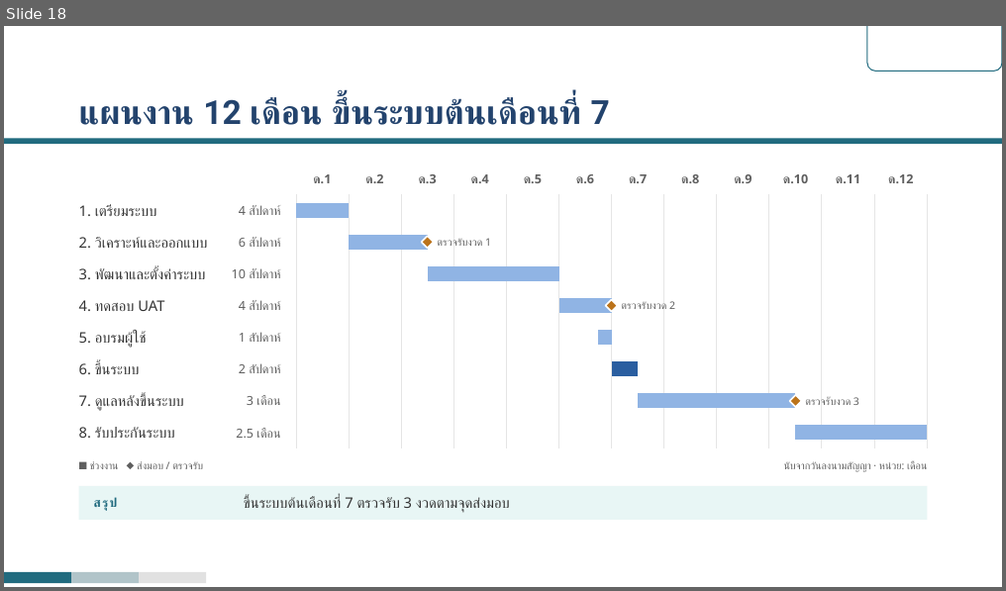
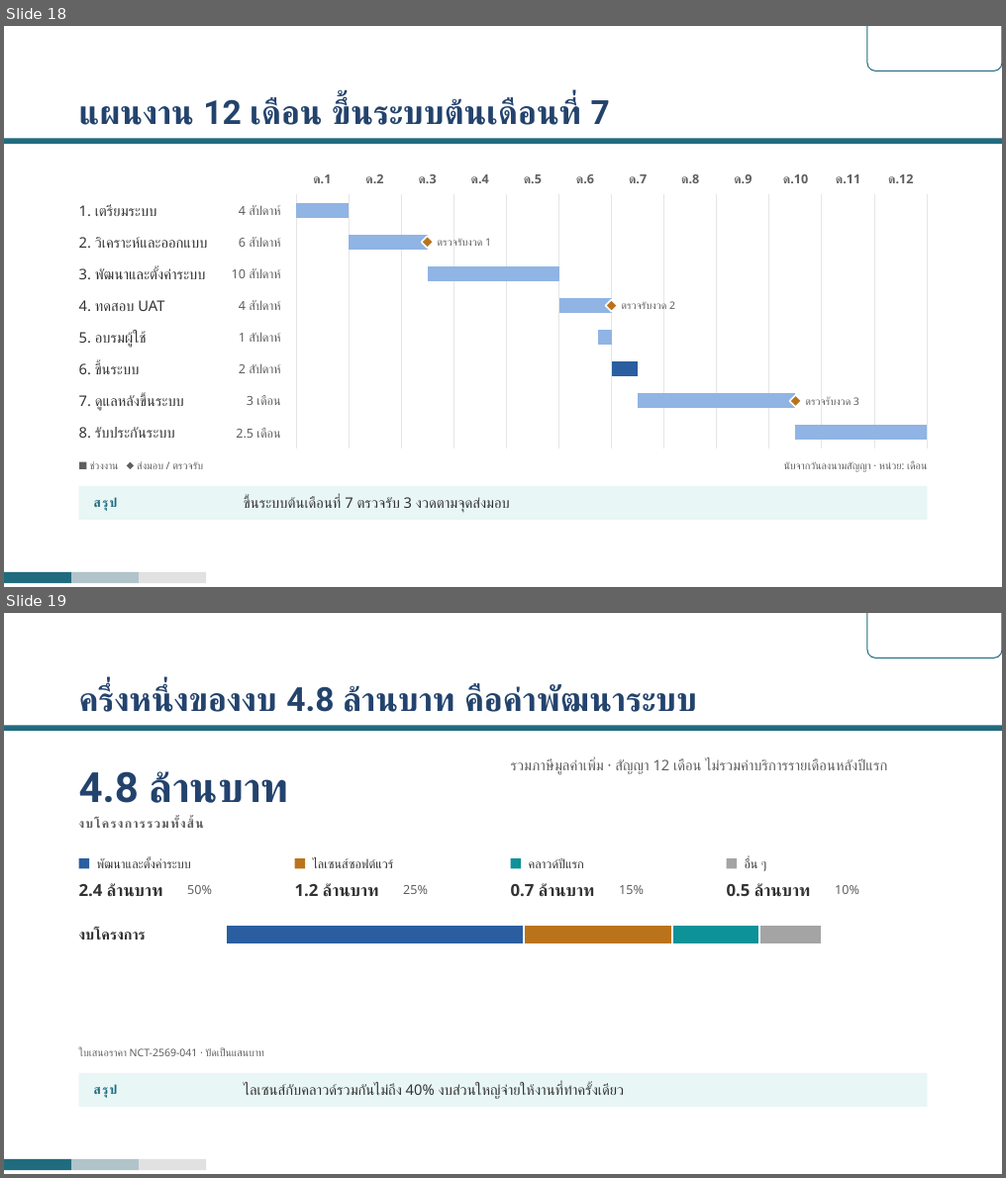
Before and after one commit to rofthanakrit-maker/nct-design-system, a slide deck: NCT-Slide-Template-Corp-Demo.pptx. Shown one above the other, each under a label of ours: slide 18 before the commit, slides 18 and 19 after it. The pictures are 1006x591 and 1006x1178 pixels, drawn with LibreOffice and Linux fonts; fonts in the diff are those of the drawing; background and template pictures are left out. Boxes give left, top, right and bottom in pixels: in the first picture for what was removed or moved away, otherwise in the second. Text is boxed around its words. In the diff, an @@ line names an element or a change of style, - is before the commit and + after.

```diff
--- a/NCT-Slide-Template-Corp-Demo.pptx
+++ b/NCT-Slide-Template-Corp-Demo.pptx
@@ slide 19 added at (x1=4, y1=613, x2=1002, y2=1174), background #FFFFFF; not listed: 6 template elements that a slide beside it also shows @@
@@ title added at (x1=79, y1=685, x2=697, y2=712), 32 pt, text #23436D, bold @@
+ครึ่งหนึ่งของงบ 4.8 ล้านบาท คือค่าพัฒนาระบบ
@@ text added at (x1=511, y1=760, x2=887, y2=775), 14 pt, text #5F5F5F @@
+รวมภาษีมูลค่าเพิ่ม · สัญญา 12 เดือน ไม่รวมค่าบริการรายเดือนหลังปีแรก
@@ text added at (x1=79, y1=771, x2=289, y2=803), 40 pt, text #23436D, bold @@
+4.8 ล้านบาท
@@ text added at (x1=195, y1=821, x2=203, y2=828), 12 pt, text #5F5F5F, bold @@
+งบโครงการรวมทั้งสิ้น
@@ rectangle added at (x1=79, y1=859, x2=89, y2=869), fill #2A5EA0 @@
@@ text added at (x1=97, y1=859, x2=191, y2=868), 12 pt, text #333333 @@
+พัฒนาและตั้งค่าระบบ
@@ rectangle added at (x1=294, y1=859, x2=305, y2=869), fill #BB731B @@
@@ text added at (x1=313, y1=859, x2=394, y2=868), 12 pt, text #333333 @@
+ไลเซนส์ซอฟต์แวร์
@@ rectangle added at (x1=511, y1=859, x2=522, y2=869), fill #0D9298 @@
@@ text added at (x1=529, y1=859, x2=584, y2=868), 12 pt, text #333333 @@
+คลาวด์ปีแรก
@@ rectangle added at (x1=727, y1=859, x2=737, y2=869), fill #A4A4A4 @@
@@ text added at (x1=745, y1=859, x2=767, y2=871), 12 pt, text #333333 @@
+อื่น ๆ
@@ text added at (x1=79, y1=883, x2=163, y2=897), 16 pt, text #333333, bold @@
+2.4 ล้านบาท
@@ text added at (x1=187, y1=885, x2=212, y2=894), 12 pt, text #5F5F5F @@
+50%
@@ text added at (x1=295, y1=883, x2=379, y2=897), 16 pt, text #333333, bold @@
+1.2 ล้านบาท
@@ text added at (x1=403, y1=885, x2=428, y2=894), 12 pt, text #5F5F5F @@
+25%
@@ text added at (x1=511, y1=883, x2=595, y2=897), 16 pt, text #333333, bold @@
+0.7 ล้านบาท
@@ text added at (x1=619, y1=885, x2=644, y2=894), 12 pt, text #5F5F5F @@
+15%
@@ text added at (x1=727, y1=883, x2=811, y2=897), 16 pt, text #333333, bold @@
+0.5 ล้านบาท
@@ text added at (x1=835, y1=885, x2=859, y2=894), 12 pt, text #5F5F5F @@
+10%
@@ text added at (x1=79, y1=929, x2=146, y2=941), 14 pt, text #333333, bold @@
+งบโครงการ
@@ bar stacked 100% chart added at (x1=225, y1=916, x2=823, y2=1029) @@
+categories: 1, 2, 3
+Series 1: 50, -, -
+Series 2: 25, -, -
+Series 3: 15, -, -
+Series 4: 10, -, -
@@ text added at (x1=79, y1=1049, x2=264, y2=1057), 10 pt, text #5F5F5F @@
+ใบเสนอราคา NCT-2569-041 · ปัดเป็นแสนบาท
@@ text added at (x1=94, y1=1085, x2=118, y2=1098), 12 pt, text #216B7F, bold @@
+สรุป
@@ text added at (x1=244, y1=1084, x2=625, y2=1099), 14 pt, text #333333 @@
+ไลเซนส์กับคลาวด์รวมกันไม่ถึง 40% งบส่วนใหญ่จ่ายให้งานที่ทำครั้งเดียว
```
Also in this commit, not shown: 22 other files.
